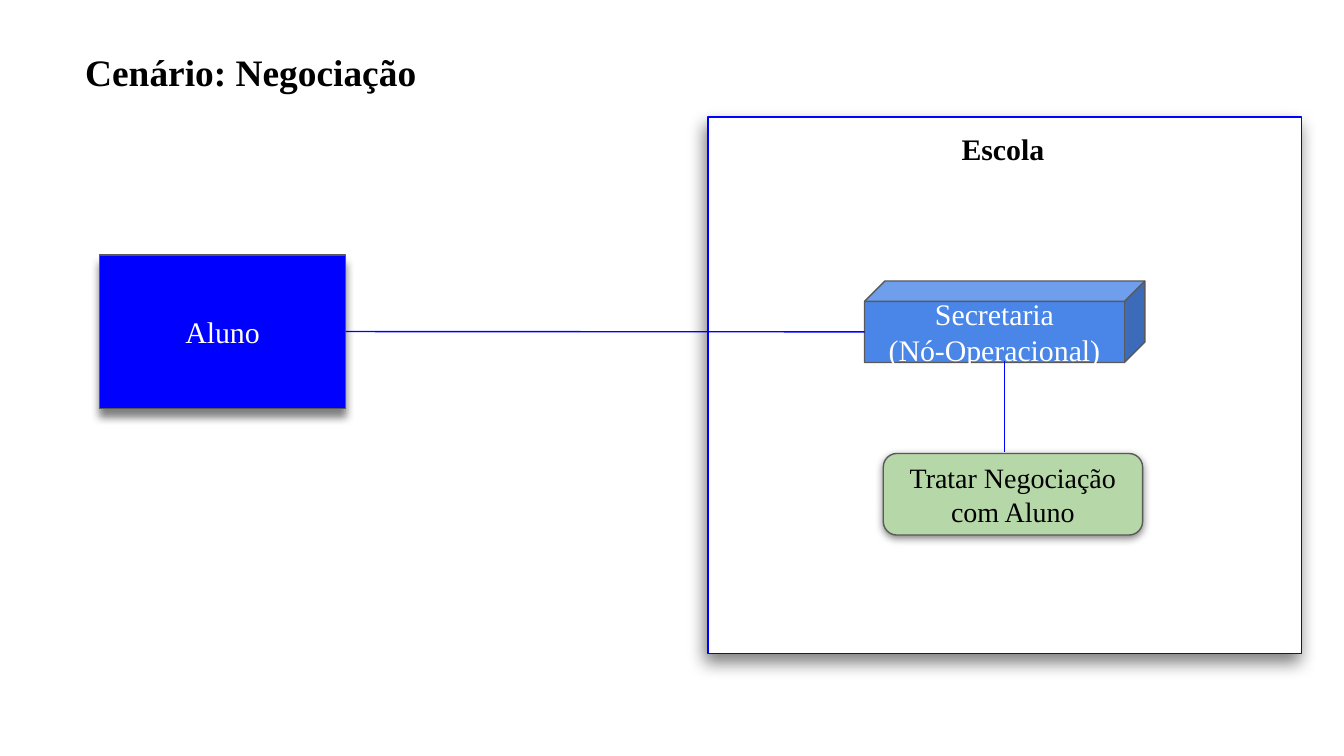
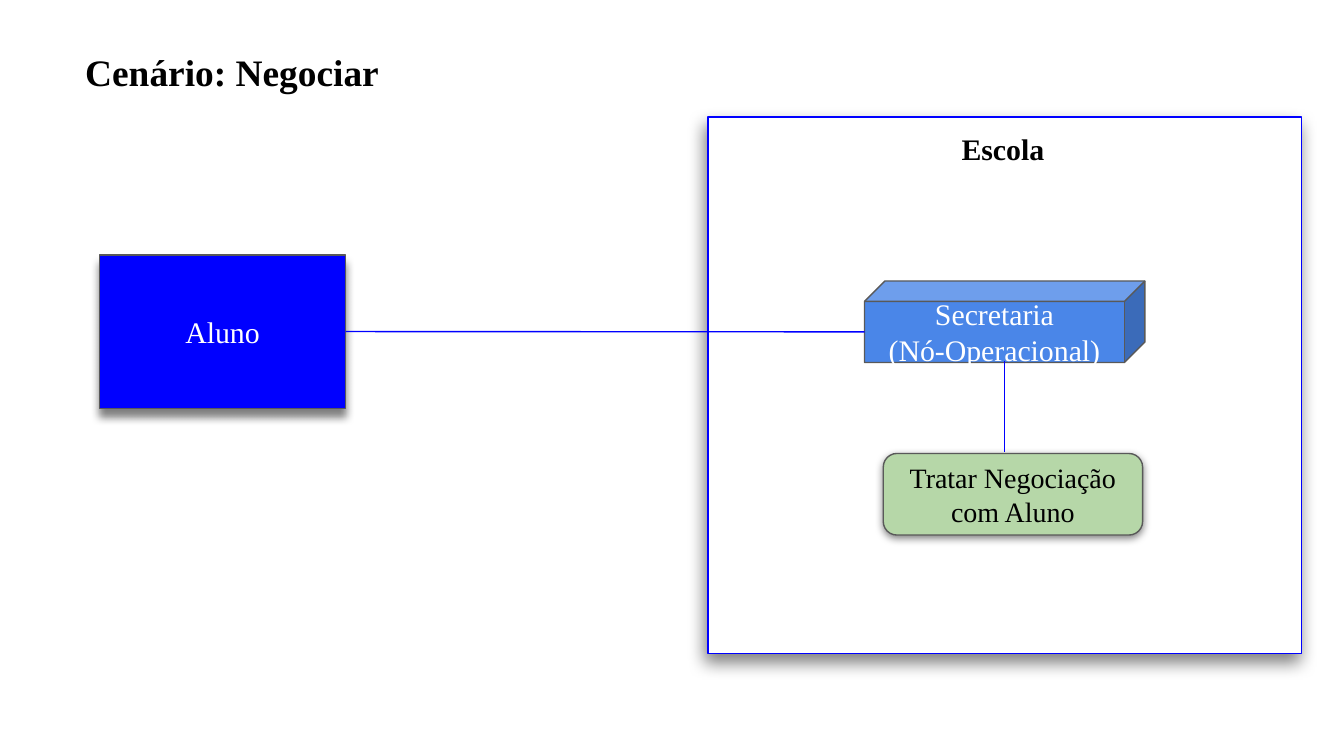
Before and after one commit to troogg/Madara, a slide deck: slide 4 of Artefatos/15. Arquitetura de negócio para cada cenário.pptx. Drawn at 1344x756 pixels with LibreOffice and Linux fonts; fonts in the diff are those of the drawing. Boxes give left, top, right and bottom in pixels: in the first picture for what was removed or moved away, otherwise in the second. Text is boxed around its words. In the diff, an @@ line names an element or a change of style, - is before the commit and + after.

```diff
--- a/Artefatos/15. Arquitetura de negócio para cada cenário.pptx
+++ b/Artefatos/15. Arquitetura de negócio para cada cenário.pptx
@@ text at (85,60,379,93): text changed @@
-Cenário: Negociação
+Cenário: Negociar
```
Also in this commit, not shown: 2 other slides changed, 6 other files.
